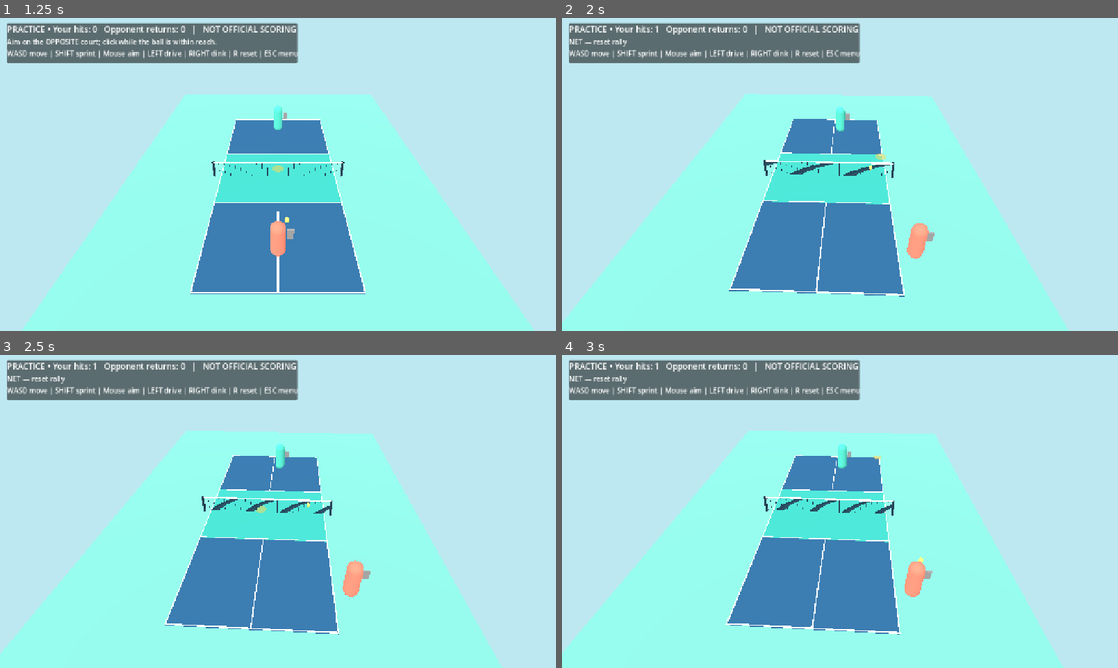
Above: before the commit, frames 1-4 (two rows, left to right).
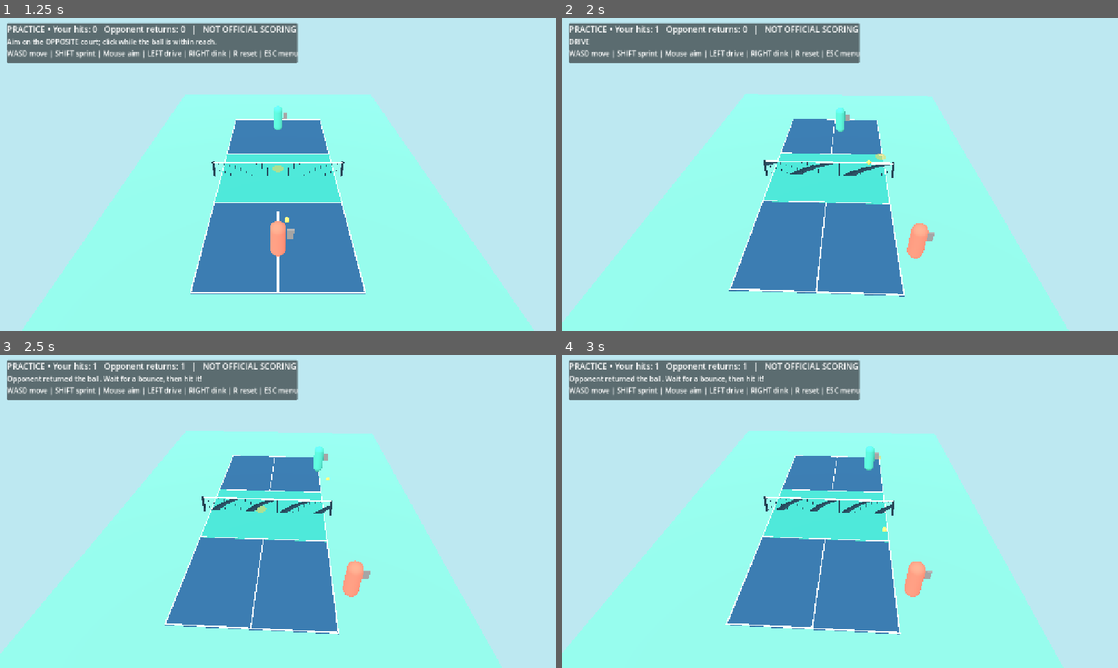
Above: after the commit, the same moments.

Repository: Kaylooww/Pikel
Game: Godot game, scene res://scenes/main/main_menu.tscn
Two runs of this game, one before a commit and one after it. Both use one fixed random seed, a clock stepped at 60 frames per second and the inputs below.
Inputs (mouse positions are in pixels of both pictures, inside the frame that each line leads up to):
- Up to frame 1 (1.25 s): click "PLAY PRACTICE PROTOTYPE" at 0.5 s
- Up to frame 2 (2 s): tap Enter at 1.25 s; move the mouse to (962, 158) at 1.27 s; hold D from 1.28 s (still down); hold Shift from 1.28 s (still down); click (962, 158) at 1.42 s
- Up to frame 3 (2.5 s): release D at 2 s; release Shift at 2 s; drag from (166, 527) to (250, 574) at 2.02 s
- Up to frame 4 (3 s): move the mouse to (895, 442) at 2.77 s; hold D from 2.78 s (still down); hold Shift from 2.78 s (still down)

Frame 1 is identical in both runs. In frame 2, 0.1% of the frame differs, in the area x 1-56%, y 6-49%; in frame 3, 0.6%; in frame 4, 0.6%, in the area x 1-65%, y 2-67%.

Commit message:
feat: add shot solver with net clearance
RP-011. The solver raises the arc until the swept net test passes and refuses shots that cannot clear. The ball now integrates the exact parabola and judges in/out on the true floor contact point. Also keeps the practice ball from spawning on the opponent's half. 16 unit checks.

Diff:
--- a/scripts/core/gameplay_tuning.gd
+++ b/scripts/core/gameplay_tuning.gd
@@ -10,7 +10,8 @@
 @export var drive_speed: float = 12.0 ## horizontal m/s used to pick a drive's flight time
 @export var dink_speed: float = 8.0
 @export var min_flight_time: float = 0.58
-@export var max_flight_time: float = 1.15
+@export var max_flight_time: float = 1.15 ## longest (highest) arc the solver may use to clear the net
+@export var max_launch_speed: float = 25.0 ## shots needing more than this are refused
 @export_range(0.0, 1.0) var bounce_restitution: float = 0.68 ## vertical speed kept after a bounce
 @export_range(0.0, 1.0) var bounce_friction: float = 0.85 ## horizontal speed kept after a bounce
 
--- a/scripts/gameplay/training_game.gd
+++ b/scripts/gameplay/training_game.gd
@@ -62,10 +62,10 @@
         bot.ai_direction = (want - bot.position).normalized() if ball.position.z < 1.0 else (Vector3(0, 0, -5.1) - bot.position).normalized()
         if bot_should_return and ball.position.z < -0.2 and ball.position.distance_to(bot.position + Vector3.UP * tuning.bot_contact_height) < tuning.bot_reach:
             bot_should_return = false
-            bot_hits += 1
-            ball.launch(Vector3(clampf(player.position.x, -2.4, 2.4), 0.0, 4.55), false, -1)
-            _update_score()
-            _set_status("Opponent returned the ball. Wait for a bounce, then hit it!")
+            if ball.launch(Vector3(clampf(player.position.x, -2.4, 2.4), 0.0, 4.55), false, -1).ok:
+                bot_hits += 1
+                _update_score()
+                _set_status("Opponent returned the ball. Wait for a bounce, then hit it!")
     else:
         bot.ai_direction = Vector3.ZERO
 
@@ -92,10 +92,19 @@
     if ball.position.distance_to(player.position + Vector3.UP * tuning.player_contact_height) > tuning.player_reach:
         _set_status("Too far from ball — move closer.")
         return
+    var shot: ShotSolver.Solution = ball.launch(target_position, soft, 1)
+    if not shot.ok:
+        _set_status(_refusal_text(shot.reason))
+        return
     player_hits += 1
-    ball.launch(target_position, soft, 1)
     _update_score()
     _set_status("DINK" if soft else "DRIVE")
+
+func _refusal_text(reason: ShotSolver.Reason) -> String:
+    match reason:
+        ShotSolver.Reason.NET: return "Can't clear the net from here — get under the ball or aim shorter."
+        ShotSolver.Reason.TOO_FAST: return "Too far for that shot."
+        _: return "Aim at the opponent's side."
 
 func _on_ball_bounced(side: int, count: int, _contact: Vector3) -> void:
     if side == -1 and count == 1 and ball.last_hitter == 1:
@@ -115,7 +124,9 @@
         _reset_ball()
 
 func _reset_ball() -> void:
-    ball.reset_ball(player.position + Vector3(0.35, 1.00, -0.85))
+    var spawn: Vector3 = player.position + Vector3(0.35, 1.00, -0.85)
+    spawn.z = maxf(spawn.z, tuning.min_net_distance) # never spawn on the opponent's half
+    ball.reset_ball(spawn)
     bot_should_return = false
     resetting = false
 
--- a/scripts/physics/ball_controller.gd
+++ b/scripts/physics/ball_controller.gd
@@ -18,24 +18,25 @@
     bounces_this_half = 0
     current_side = CourtDimensions.side_from_z(home_pos.z)
 
-func launch(target: Vector3, soft: bool, hitter_side: int) -> void:
-    var flat: Vector3 = Vector3(target.x - position.x, 0.0, target.z - position.z)
-    var speed: float = tuning.dink_speed if soft else tuning.drive_speed
-    var flight_time: float = clampf(flat.length() / speed, tuning.min_flight_time, tuning.max_flight_time)
-    # Solve a no-drag ballistic arc that lands at visual-ball radius.
-    var new_y_speed: float = (RADIUS - position.y + 0.5 * tuning.gravity * flight_time * flight_time) / flight_time
-    ball_velocity = Vector3(flat.x / flight_time, new_y_speed, flat.z / flight_time)
-    moving = true
-    bounces_this_half = 0
-    current_side = CourtDimensions.side_from_z(position.z)
-    last_hitter = hitter_side
+## Hits the ball toward `target` if the solver finds a shot that clears the net.
+## The ball is left untouched when the returned solution is not ok.
+func launch(target: Vector3, soft: bool, hitter_side: int) -> ShotSolver.Solution:
+    var shot: ShotSolver.Solution = ShotSolver.solve(position, target, soft, tuning)
+    if shot.ok:
+        ball_velocity = shot.velocity
+        moving = true
+        bounces_this_half = 0
+        current_side = CourtDimensions.side_from_z(position.z)
+        last_hitter = hitter_side
+    return shot
 
 func _physics_process(delta: float) -> void:
     if not moving:
         return
     var previous: Vector3 = position
+    # Exact step for constant gravity, so flight matches ShotSolver's parabola.
+    position += ball_velocity * delta + Vector3.DOWN * (0.5 * tuning.gravity * delta * delta)
     ball_velocity.y -= tuning.gravity * delta
-    position += ball_velocity * delta
     if NetCollision.hits_net(previous, position, RADIUS):
         _signal_fault("NET — reset rally")
         return
@@ -43,6 +44,9 @@
         current_side = CourtDimensions.side_from_z(position.z)
         bounces_this_half = 0
     if position.y <= RADIUS and ball_velocity.y < 0.0:
+        # Back up to the moment of floor contact so in/out is judged on the real landing point.
+        if previous.y > position.y:
+            position = previous.lerp(position, clampf((previous.y - RADIUS) / (previous.y - position.y), 0.0, 1.0))
         position.y = RADIUS
         if not CourtDimensions.inside_court(position):
             _signal_fault("OUT — reset rally")
--- /dev/null
+++ b/scripts/physics/shot_solver.gd
@@ -0,0 +1,61 @@
+extends RefCounted
+class_name ShotSolver
+## Pure shot solver: turns "hit from here to there" into a launch velocity, or refuses.
+## No scene access. The ball integrates the same no-drag parabola, so a solved shot lands
+## where the solver says it will.
+
+enum Reason { NONE, BAD_TARGET, NET, TOO_FAST }
+
+class Solution extends RefCounted:
+    var ok: bool = false
+    var reason: Reason = Reason.NONE
+    var velocity: Vector3 = Vector3.ZERO
+    var flight_time: float = 0.0
+
+const SIM_STEP: float = 1.0 / 60.0
+const ARC_GROWTH: float = 1.05 # each retry flies 5% longer, which means a higher arc
+
+## Solve a shot from `origin` (ball center) that lands on `target` (floor point).
+## Starts from the flight time the shot type prefers and raises the arc until the ball
+## clears the net. Refuses when no allowed arc clears, or the target is not a legal aim.
+static func solve(origin: Vector3, target: Vector3, soft: bool, tuning: GameplayTuning) -> Solution:
+    var result := Solution.new()
+    var crosses_net: bool = CourtDimensions.side_from_z(origin.z) != CourtDimensions.side_from_z(target.z)
+    if not crosses_net or not CourtDimensions.inside_court(target):
+        result.reason = Reason.BAD_TARGET
+        return result
+    var radius: float = CourtDimensions.BALL_VISUAL_RADIUS
+    var flat := Vector3(target.x - origin.x, 0.0, target.z - origin.z)
+    var speed: float = tuning.dink_speed if soft else tuning.drive_speed
+    var flight_time: float = clampf(flat.length() / speed, tuning.min_flight_time, tuning.max_flight_time)
+    result.reason = Reason.NET
+    while flight_time <= tuning.max_flight_time:
+        # No-drag ballistic arc whose center is at ball radius above the target at flight_time.
+        var rise: float = (radius - origin.y + 0.5 * tuning.gravity * flight_time * flight_time) / flight_time
+        var velocity := Vector3(flat.x / flight_time, rise, flat.z / flight_time)
+        if clears_net(origin, velocity, flight_time, tuning.gravity, radius):
+            if velocity.length() > tuning.max_launch_speed:
+                result.reason = Reason.TOO_FAST
+                return result
+            result.ok = true
+            result.reason = Reason.NONE
+            result.velocity = velocity
+            result.flight_time = flight_time
+            return result
+        flight_time *= ARC_GROWTH
+    return result
+
+## Walks the flight in fixed steps through the same swept net test the ball uses.
+static func clears_net(origin: Vector3, velocity: Vector3, flight_time: float, gravity: float, radius: float) -> bool:
+    var previous: Vector3 = origin
+    var t: float = 0.0
+    while t < flight_time:
+        t = minf(t + SIM_STEP, flight_time)
+        var next: Vector3 = position_at(origin, velocity, gravity, t)
+        if NetCollision.hits_net(previous, next, radius):
+            return false
+        previous = next
+    return true
+
+static func position_at(origin: Vector3, velocity: Vector3, gravity: float, t: float) -> Vector3:
+    return origin + velocity * t + Vector3.DOWN * (0.5 * gravity * t * t)
--- a/tests/unit/test_gameplay_tuning.gd
+++ b/tests/unit/test_gameplay_tuning.gd
@@ -46,6 +46,7 @@
     _assert(is_equal_approx(ball.ball_velocity.x, 1.0), "friction scales horizontal speed")
 
     # A slower drive speed means a longer flight, so lower horizontal velocity.
+    custom.gravity = 9.81 # a real arc; with zero gravity no shot can clear the net
     custom.min_flight_time = 0.0
     custom.max_flight_time = 10.0
     custom.drive_speed = 10.0
--- /dev/null
+++ b/tests/unit/test_shot_solver.gd
@@ -0,0 +1,86 @@
+extends SceneTree
+## Run with: godot --headless --path . --script res://tests/unit/test_shot_solver.gd
+## Checks the solver's answers and that the real ball flies where the solver says (RP-011).
+const BALL_SCENE := preload("res://scenes/ball/ball.tscn")
+const STEP: float = 1.0 / 60.0
+const R: float = CourtDimensions.BALL_VISUAL_RADIUS
+var errors: Array[String] = []
+var checks: int = 0
+var landing: Vector3 = Vector3.INF
+var fault_reason: String = ""
+
+func _initialize() -> void:
+    var t := GameplayTuning.new()
+
+    # A normal drive from mid-court.
+    var origin := Vector3(0.3, 1.0, 5.0)
+    var target := Vector3(-1.5, 0.0, -4.5)
+    var drive: ShotSolver.Solution = ShotSolver.solve(origin, target, false, t)
+    _assert(drive.ok and drive.reason == ShotSolver.Reason.NONE, "clean drive is accepted")
+    var end: Vector3 = ShotSolver.position_at(origin, drive.velocity, t.gravity, drive.flight_time)
+    _assert(end.distance_to(Vector3(target.x, R, target.z)) < 0.001, "solved arc ends on the target")
+    var dink: ShotSolver.Solution = ShotSolver.solve(origin, target, true, t)
+    _assert(dink.ok and dink.flight_time > drive.flight_time, "dink flies longer than drive")
+
+    # Preferred flight time would hit the net, a higher arc clears: the solver must lift it.
+    var low_origin := Vector3(0.0, 0.4, 1.0)
+    var short_target := Vector3(0.0, 0.0, -3.0)
+    var flat_time: float = t.min_flight_time
+    var flat_rise: float = (R - low_origin.y + 0.5 * t.gravity * flat_time * flat_time) / flat_time
+    var flat_velocity := Vector3(0.0, flat_rise, (short_target.z - low_origin.z) / flat_time)
+    _assert(not ShotSolver.clears_net(low_origin, flat_velocity, flat_time, t.gravity, R), "the unadjusted arc really hits the net")
+    var lifted: ShotSolver.Solution = ShotSolver.solve(low_origin, short_target, false, t)
+    _assert(lifted.ok and lifted.flight_time > t.min_flight_time, "solver raises the arc to clear")
+
+    # Refusals.
+    var hopeless: ShotSolver.Solution = ShotSolver.solve(Vector3(0.0, 0.3, 0.4), Vector3(0.0, 0.0, -6.5), false, t)
+    _assert(not hopeless.ok and hopeless.reason == ShotSolver.Reason.NET, "low ball at the net aimed deep is refused")
+    _assert(ShotSolver.solve(origin, Vector3(0, 0, 3.0), false, t).reason == ShotSolver.Reason.BAD_TARGET, "own half is refused")
+    _assert(ShotSolver.solve(origin, Vector3(5.0, 0, -4.0), false, t).reason == ShotSolver.Reason.BAD_TARGET, "target outside the court is refused")
+    var slow := GameplayTuning.new()
+    slow.max_launch_speed = 5.0
+    _assert(ShotSolver.solve(origin, target, false, slow).reason == ShotSolver.Reason.TOO_FAST, "shot above max launch speed is refused")
+
+    # The real ball lands where the solver aimed, for both the easy and the lifted shot.
+    _assert(_fly(origin, target, false, t).distance_to(Vector3(target.x, R, target.z)) < 0.02, "ball lands on the drive target")
+    _assert(fault_reason == "", "drive does not fault")
+    _assert(_fly(low_origin, short_target, false, t).distance_to(Vector3(short_target.x, R, short_target.z)) < 0.02, "ball lands on the lifted target")
+    _assert(fault_reason == "", "lifted shot does not fault")
+    _assert(_fly(Vector3(2.5, 0.9, 6.0), Vector3(-CourtDimensions.HALF_WIDTH, 0, -CourtDimensions.HALF_LENGTH), false, t).distance_to(Vector3(-CourtDimensions.HALF_WIDTH, R, -CourtDimensions.HALF_LENGTH)) < 0.02, "ball lands on the far corner")
+    _assert(fault_reason == "", "a shot aimed exactly at the corner is in")
+
+    # A refused shot leaves the ball alone.
+    var ball: PickleballBall = BALL_SCENE.instantiate()
+    ball.reset_ball(Vector3(0.0, 0.3, 0.4))
+    _assert(not ball.launch(Vector3(0.0, 0.0, -6.5), false, 1).ok and not ball.moving, "refused shot does not move the ball")
+    ball.free()
+
+    if errors.is_empty():
+        print("PASS: %d shot solver checks" % checks)
+        quit(0)
+    else:
+        for error in errors: printerr("FAIL: ", error)
+        quit(1)
+
+## Launches a real ball and steps it until its first bounce or fault. Returns the landing point.
+func _fly(origin: Vector3, target: Vector3, soft: bool, tuning: GameplayTuning) -> Vector3:
+    var ball: PickleballBall = BALL_SCENE.instantiate()
+    ball.tuning = tuning
+    landing = Vector3.INF
+    fault_reason = ""
+    ball.bounced.connect(func(_side: int, _count: int, point: Vector3) -> void:
+        if landing == Vector3.INF: landing = point)
+    ball.fault.connect(func(reason: String) -> void: fault_reason = reason)
+    ball.reset_ball(origin)
+    ball.launch(target, soft, CourtDimensions.side_from_z(origin.z))
+    for i in range(600):
+        if landing != Vector3.INF or fault_reason != "":
+            break
+        ball._physics_process(STEP)
+    ball.free()
+    return landing
+
+func _assert(condition: bool, desc: String) -> void:
+    checks += 1
+    if not condition:
+        errors.append(desc)
Not shown, added: scripts/physics/shot_solver.gd.uid
Not shown, added: tests/unit/test_shot_solver.gd.uid
Not shown, changed: docs/04_BALL_PHYSICS.md
Not shown, changed: docs/11_ROADMAP_AND_BACKLOG.md
Not shown, changed: docs/18_VALIDATION_STATUS.md
Not shown, changed: tools/validate_project.ps1
Not shown, changed: tools/validate_project.sh
